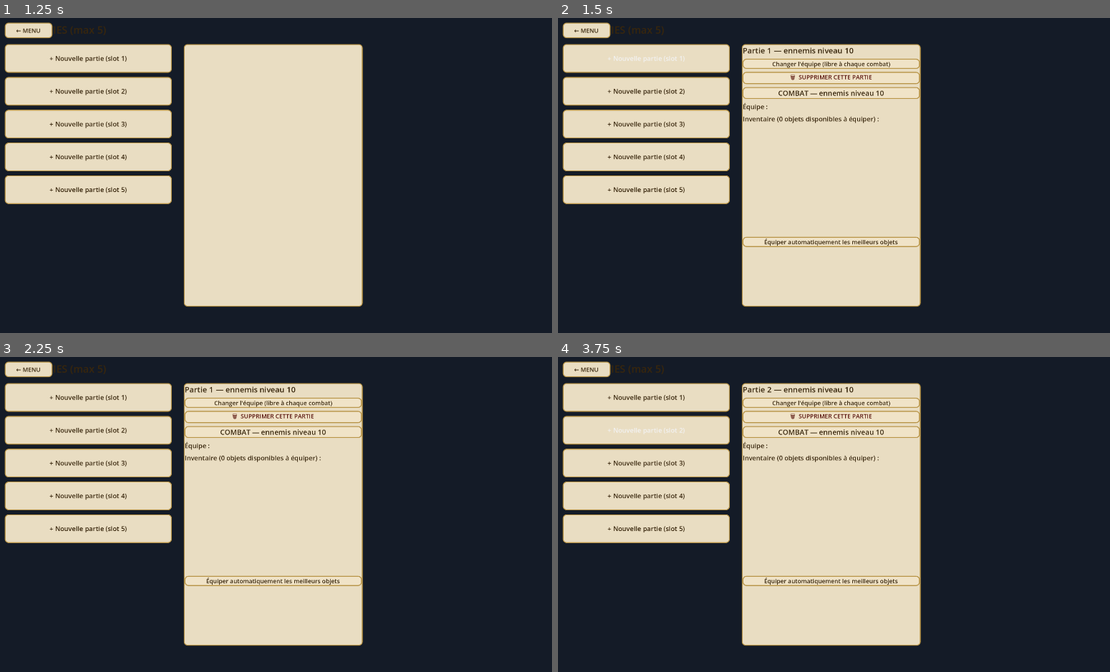
Above: before the commit, frames 1-4 (two rows, left to right).
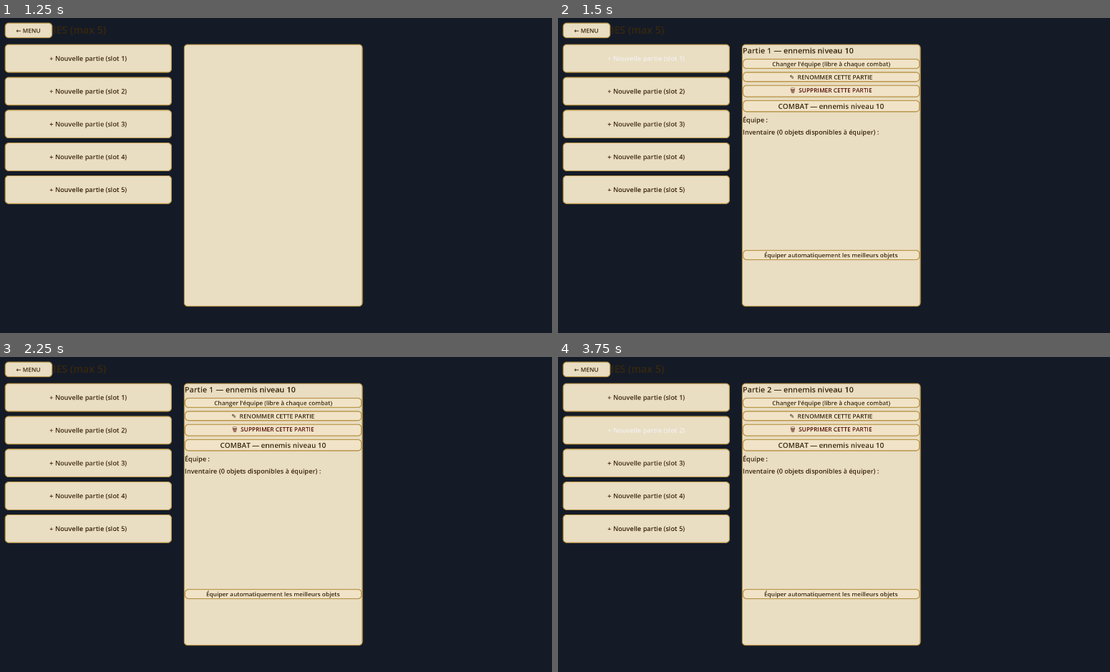
Above: after the commit, the same moments.

Repository: CharlieG42/Zimut
Game: Godot game, scene res://scenes/MainMenu.tscn
Two runs of this game, one before a commit and one after it. Both use one fixed random seed, a clock stepped at 60 frames per second and the inputs below.
Inputs:
- Up to frame 1 (1.25 s): click "⚔ NOUVELLE PARTIE" at 0.5 s
- Up to frame 2 (1.5 s): click "+ Nouvelle partie (slot 1)" at 1.25 s
- Up to frame 3 (2.25 s): click "Équiper automatiquement les m…" at 2 s
- Up to frame 4 (3.75 s): click "+ Nouvelle partie (slot 1)" at 2.75 s; click "+ Nouvelle partie (slot 2)" at 3.5 s

Frame 1 is identical in both runs. In frame 2, 2.8% of the frame differs, in the area x 33-66%, y 17-77%; in frame 3, 2.8%; in frame 4, 2.8%.

Commit message:
feat(zimut): système de sauvegarde robuste — atomique, backup, renommage
- Écriture ATOMIQUE : sauvegarde écrite dans un .tmp puis renommée
- BACKUP automatique .bak à chaque écriture ; chargement depuis le
  backup si le fichier principal est corrompu (testé)
- Normalisation des types int (JSON renvoie des floats)
- Bouton RENOMMER CETTE PARTIE avec champ de saisie
- Libellé des slots plus compact

Co-authored-by: CharlieG42 <CharlieG42@users.noreply.github.com>

Diff:
--- a/prototype/zimut/scripts/ProgressionManager.gd
+++ b/prototype/zimut/scripts/ProgressionManager.gd
@@ -126,7 +126,21 @@
 func load_save(slot: int) -> Dictionary:
 	if not save_exists(slot):
 		return {}
-	var file := FileAccess.open(_path(slot), FileAccess.READ)
+	var parsed = _read_json(_path(slot))
+	if parsed.is_empty():
+		# Fichier principal corrompu : tenter le backup
+		parsed = _read_json(_path(slot) + ".bak")
+		if parsed.is_empty():
+			push_error("Sauvegarde %d illisible (et son backup)" % slot)
+			return {}
+	# JSON renvoie des floats pour tous les nombres : normaliser en int
+	_normalize_ints(parsed, ["level", "victories"])
+	return parsed
+
+func _read_json(path: String) -> Dictionary:
+	if not FileAccess.file_exists(path):
+		return {}
+	var file := FileAccess.open(path, FileAccess.READ)
 	if file == null:
 		return {}
 	var parsed = JSON.parse_string(file.get_as_text())
@@ -134,17 +148,32 @@
 	if typeof(parsed) != TYPE_DICTIONARY:
 		return {}
 	return parsed
+
+func _normalize_ints(d: Dictionary, keys: Array) -> void:
+	for k in keys:
+		if d.has(k):
+			d[k] = int(d[k])
 
 func write_save(slot: int, data: Dictionary) -> bool:
 	if slot < 0 or slot >= MAX_SAVES:
 		return false
 	data["timestamp"] = Time.get_datetime_string_from_system()
-	var file := FileAccess.open(_path(slot), FileAccess.WRITE)
+	var path := _path(slot)
+	var payload := JSON.stringify(data, "\t")
+	# Backup de la version précédente (limité aux 2 backups utiles)
+	if FileAccess.file_exists(path):
+		DirAccess.copy_absolute(path, path + ".bak")
+	# Écriture atomique : d'abord dans un fichier temporaire, puis remplacement
+	var tmp := path + ".tmp"
+	var file := FileAccess.open(tmp, FileAccess.WRITE)
 	if file == null:
 		push_error("Impossible d'écrire la sauvegarde %d" % slot)
 		return false
-	file.store_string(JSON.stringify(data, "\t"))
+	file.store_string(payload)
 	file.close()
+	if FileAccess.file_exists(path):
+		DirAccess.remove_absolute(ProjectSettings.globalize_path(path))
+	DirAccess.rename_absolute(ProjectSettings.globalize_path(tmp), ProjectSettings.globalize_path(path))
 	return true
 
 func delete_save(slot: int) -> void:
@@ -254,3 +283,15 @@
 		for k: String in out.keys():
 			out[k] = int(out[k]) + int(it.get(k, 0))
 	return out
+
+
+## Renomme une partie existante. Retourne "" si OK.
+func rename_save(slot: int, new_name: String) -> String:
+	new_name = new_name.strip_edges()
+	if new_name == "":
+		return "Nom vide."
+	var data := load_save(slot)
+	if data.is_empty():
+		return "Partie introuvable."
+	data["name"] = new_name
+	return "" if write_save(slot, data) else "Écriture impossible."
--- a/prototype/zimut/scripts/SaveSlotsUI.gd
+++ b/prototype/zimut/scripts/SaveSlotsUI.gd
@@ -88,7 +88,7 @@
 		btn.add_theme_stylebox_override("hover", _flat())
 		if used.has(slot):
 			var sv: Dictionary = used[slot]
-			btn.text = "%s — Niveau ennemis %d  (%d victoires)" % [sv["name"], sv["level"], sv["victories"]]
+			btn.text = "%s — ennemis nv %d · %d victoires" % [sv["name"], sv["level"], sv["victories"]]
 		else:
 			btn.text = "+ Nouvelle partie (slot %d)" % (slot + 1)
 		var slot_ref: int = slot
@@ -128,6 +128,31 @@
 		_current = _current
 		get_tree().change_scene_to_file("res://scenes/TeamSelection.tscn"))
 	_detail_box.add_child(team_btn)
+
+	# Renommer la partie
+	var name_btn := Button.new()
+	name_btn.text = "✎  RENOMMER CETTE PARTIE"
+	name_btn.add_theme_font_size_override("font_size", 20)
+	name_btn.add_theme_color_override("font_color", COL_TXT)
+	name_btn.add_theme_stylebox_override("normal", _flat())
+	name_btn.pressed.connect(func() -> void:
+		var dialog := ConfirmationDialog.new()
+		var line := LineEdit.new()
+		line.text = String(data.get("name", ""))
+		line.placeholder_text = "Nouveau nom"
+		dialog.add_child(line)
+		dialog.dialog_text = "Nouveau nom de la partie :"
+		dialog.ok_button_text = "RENOMMER"
+		dialog.cancel_button_text = "Annuler"
+		dialog.confirmed.connect(func() -> void:
+			ProgressionManager.rename_save(slot, line.text)
+			_current = ProgressionManager.load_save(slot)
+			refresh())
+		dialog.register_text_enter(line)
+		_root.add_child(dialog)
+		dialog.popup_centered()
+		line.call_deferred("grab_focus"))
+	_detail_box.add_child(name_btn)
 
 	# Supprimer la partie (avec confirmation)
 	var del_btn := Button.new()
